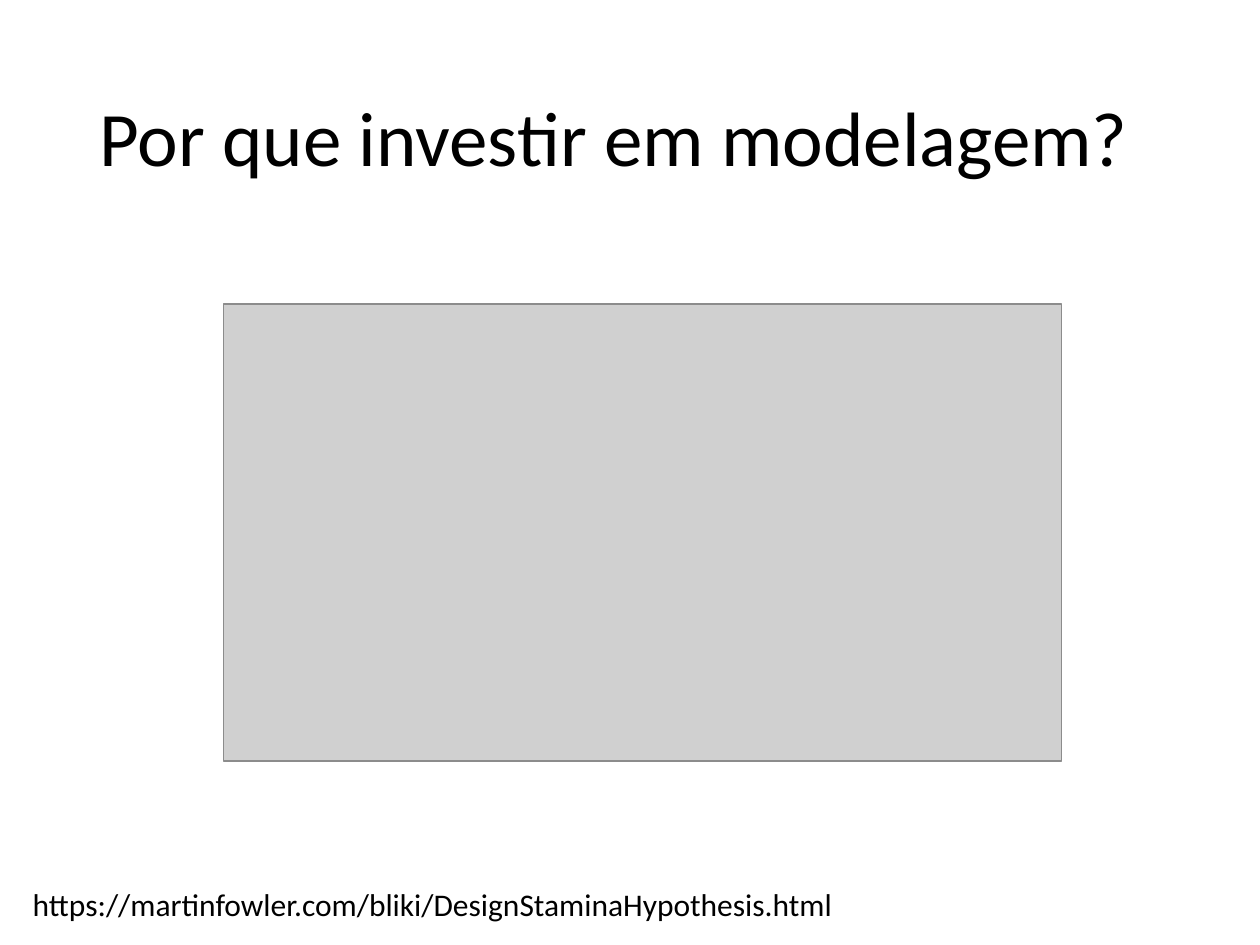
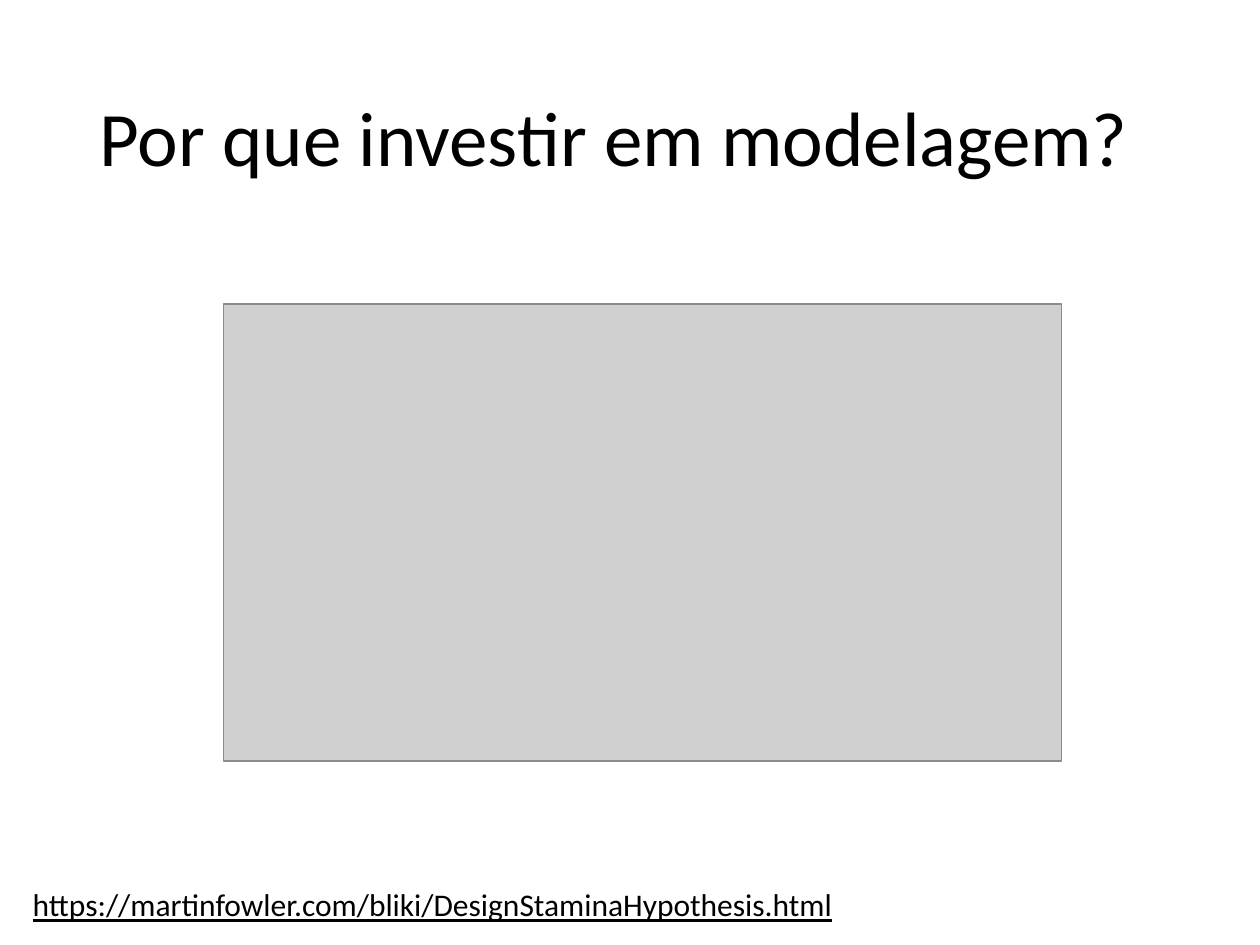
Before and after one commit to ivanpaulovich/event-sourcing-jambo, a slide deck: slide 8 of docs/Princípios SOLID de OO usando .NET.pptx (slide 7 before the commit). Drawn at 1260x945 pixels with LibreOffice and Linux fonts; fonts in the diff are those of the drawing; grey boxes stand for pictures. Boxes give left, top, right and bottom in pixels: in the first picture for what was removed or moved away, otherwise in the second. Text is boxed around its words. In the diff, an @@ line names an element or a change of style, - is before the commit and + after.

```diff
--- a/docs/Princípios SOLID de OO usando .NET.pptx
+++ b/docs/Princípios SOLID de OO usando .NET.pptx
@@ text "https://martinfowler.com/bliki/DesignStaminaHypothesis.html" at <box>33,894,832,922</box>: underline on @@
```
Also in this commit, not shown: 1 other slide changed, 1 slide added, 3 other files.
